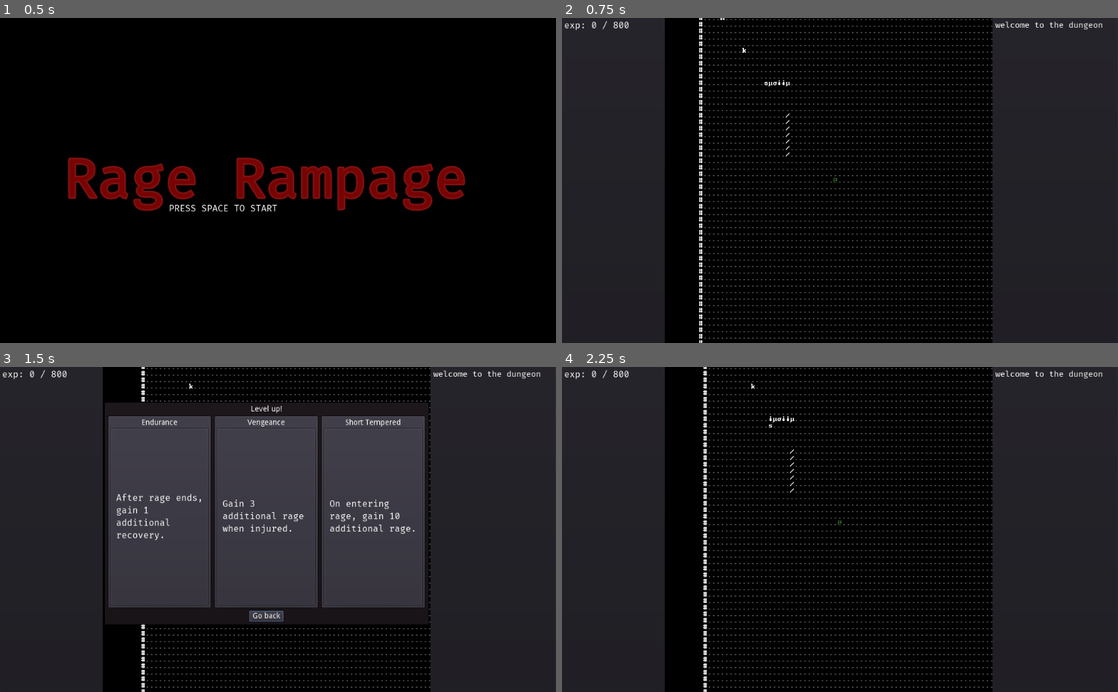
Above: before the commit, frames 1-4 (two rows, left to right).
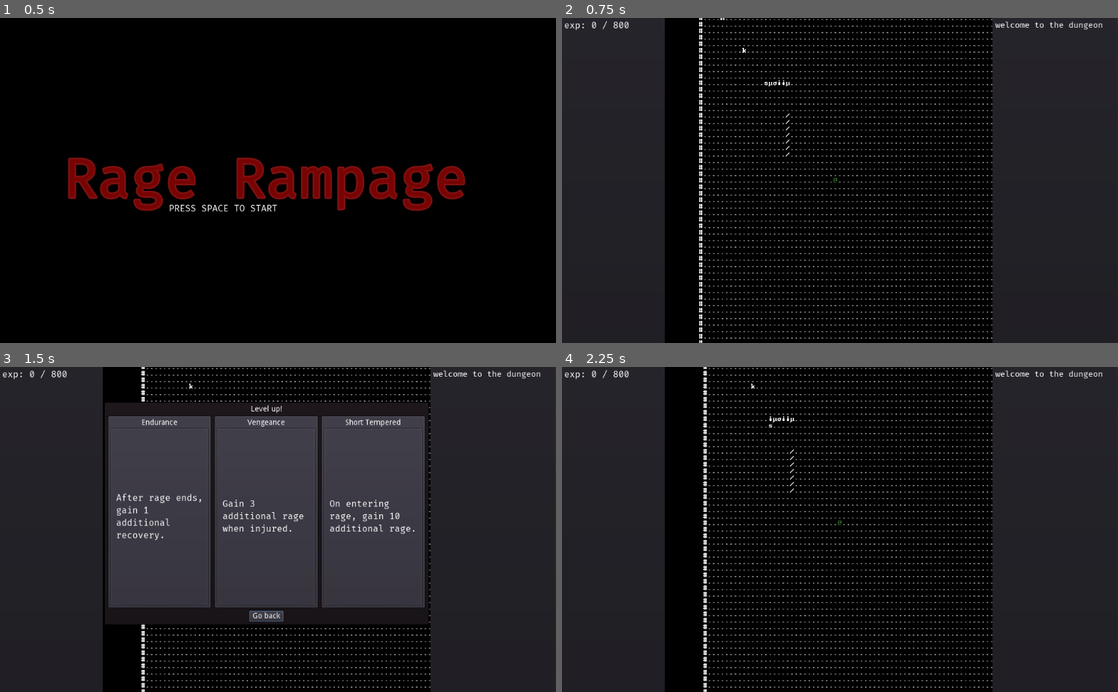
Above: after the commit, the same moments.

Repository: redxaxder/7DRL2022
Game: Godot game, scene res://scenes/root.tscn
Two runs of this game, one before a commit and one after it. Both use one fixed random seed, a clock stepped at 60 frames per second and the inputs below.
Inputs:
- Up to frame 1 (0.5 s): no input
- Up to frame 2 (0.75 s): tap Space (action) at 0.5 s; hold Right (right) from 0.53 s (still down); hold Space (action) from 0.53 s (still down)
- Up to frame 3 (1.5 s): release Right (right) at 1.28 s; release Space (action) at 1.28 s; hold Down (down) from 1.28 s (still down); tap Enter (level_up) at 1.35 s
- Up to frame 4 (2.25 s): release Down (down) at 2 s; click "After rage ends, gain 1 addit…" at 2 s

Frame 1 is identical in both runs. In frame 2, 2.1% of the frame differs, in the area x 25-78%, y 0-99%; in frame 3, 0.7%; in frame 4, 2.1%.

Commit message:
blooooood

Diff:
--- a/lib/actor.gd
+++ b/lib/actor.gd
@@ -32,7 +32,7 @@
 					combatLog.say("the door is smashed to pieces!")
 				else:
 					combatLog.say("you cautiously open the door.")
-				d.die()
+				d.die(Vector2(0,0))
 				return true
 		return false
 	else:
@@ -48,8 +48,11 @@
 func set_pos(p: Vector2):
 	locationService.insert(self,p)
 
-func die():
+func die(dir: Vector2):
 	if is_in_group(self.constants.MOBS):
+		# splatter blood everywhere
+		var pos = get_pos()
+		terrain.splatter_blood(pos, dir)
 		emit_signal(constants.DESCHEDULE, self)
 	self.locationService.delete_node(self)
 	#TODO: handle if it was killed by someone else (eg: wizard)
@@ -66,13 +69,11 @@
 		if m.knight and m.blocking:
 			m.knockback(dir)
 		else:
-			m.die()
-	for o in obstacles_at:
-		o.die()
+			m.die(dir)
 	if mobs_at.size() > 0 or obstacles_at.size() > 0:
 		if not (self.knight and self.blocking):
 			if not self.player:
-				self.die()
+				self.die(dir)
 		else:
 			return
 	if try_move(i, j) and abs(distance) > 0:
--- a/lib/mob.gd
+++ b/lib/mob.gd
@@ -18,7 +18,7 @@
 
 func is_hit(dir: Vector2):
 	emit_signal(constants.ENEMY_HIT, dir)
-	die()
+	die(dir)
 
 func seek_to_player() -> Vector2:
 	# find the smallest direction in the d_map
--- a/scenes/run.gd
+++ b/scenes/run.gd
@@ -26,6 +26,10 @@
 func _ready():
 	randomize()
 	terrain.load_random_map()
+#	terrain.blood_map[terrain.to_linear(13, 9)] = 31
+#	terrain.blood_map[terrain.to_linear(13, 10)] = 21
+#	terrain.blood_map[terrain.to_linear(13, 11)] = 11
+#	terrain.blood_map[terrain.to_linear(13, 12)] = 1
 	connect(constants.END_PLAYER_TURN, $Scheduler, "_end_player_turn")
 	pc.connect(constants.PLAYER_DIED, self, "_handle_death")
 	pc.connect(constants.PLAYER_STATUS_CHANGED, self, "update_status")
--- a/scenes/terrain.gd
+++ b/scenes/terrain.gd
@@ -10,18 +10,15 @@
 
 var contents: Array = []
 var dijkstra_map: Array = []
-# Declare member variables here. Examples:
-# var a = 2
-# var b = "text"
+var blood_map: Array = []
+
+const cosmetic_map_seed: int = 68000
 
 func at(x,y):
 	if x >= 0 && x < width && y >= 0 && y < height:
 		return contents[to_linear(x,y)]
 	else:
 		return '#'
-
-
-# Called when the node enters the scene tree for the first time.
 
 func _ready():
 	randomize()
@@ -118,6 +115,10 @@
 	var size = width * height
 	contents.clear()
 	contents.resize(size + 1)
+	blood_map.clear()
+	blood_map.resize(size + 1)
+	for i in blood_map.size():
+		blood_map[i] = 0
 	for room in map.rooms:
 		var hole_punched_x: bool = false
 		var hole_punched_y: bool = false
@@ -154,18 +155,57 @@
 			var y = int(rand_range(room.y+1, bottom_edge-1))
 			spawn_door(right_edge, y)
 
+func splatter_blood(pos: Vector2, dir: Vector2):
+	blood_map[to_linear(pos.x, pos.y)] += 11
+	pos += dir
+	blood_map[to_linear(pos.x, pos.y)] += 9
+	pos += dir
+	blood_map[to_linear(pos.x, pos.y)] += 7
+	pos += dir
+	blood_map[to_linear(pos.x, pos.y)] += 5
+	pos += dir
+	blood_map[to_linear(pos.x, pos.y)] += 3
+	pos += dir
+	blood_map[to_linear(pos.x, pos.y)] += 1
+	update()
+
 var wall_txtr = (preload("res://sprites/wall.tscn").instance() as Sprite).texture
 var floor_txtr = (preload("res://sprites/floor.tscn").instance() as Sprite).texture
+var blood_txtr = (preload("res://sprites/blood.tscn").instance() as Sprite).texture
+var some_blood_txtr = (preload("res://sprites/lots_of_blood.tscn").instance() as Sprite).texture
+var more_blood_txtr = (preload("res://sprites/more_blood.tscn").instance() as Sprite).texture
+var most_blood_txtr = (preload("res://sprites/most_blood.tscn").instance() as Sprite).texture
+var max_floor_color = Color(0.300781, 0.300781, 0.300781)
+var min_floor_color = Color(0.460938, 0.460938, 0.460938)
+var blood_color = Color(1, 0, 0)
 
 var offset: Vector2 = Vector2(-SCREEN.TILE_WIDTH / 2,-SCREEN.TILE_HEIGHT / 2)
 func _draw():
 	#instead of managing a bajillion sprites in here we manually
 	#draw walls and floors
+	var r: Array = rand_seed(cosmetic_map_seed)
 	for i in range(width):
 		for j in range(height):
+			var blood = blood_map[to_linear(i, j)]
+			var n: int = r[0]
+			r = rand_seed(r[1])
 			var pos = SCREEN.dungeon_to_screen(i,j)
 			var tile = at(i,j)
 			if tile == '#':
-				draw_texture(wall_txtr,pos + offset)
+				if blood == 0:
+					draw_texture(wall_txtr,pos + offset)
+				else:
+					draw_texture(wall_txtr,pos + offset, blood_color)
 			elif tile == null:
-				draw_texture(floor_txtr,pos + offset, Color(0.300781, 0.300781, 0.300781))
+				if blood == 0:
+					var weight: float = float(n % 4) / 4.0
+					var floor_color = min_floor_color.linear_interpolate(max_floor_color, weight)
+					draw_texture(floor_txtr,pos + offset, floor_color)
+				elif blood < 10:
+					draw_texture(blood_txtr,pos + offset, blood_color)
+				elif blood < 20:
+					draw_texture(some_blood_txtr,pos + offset, blood_color)
+				elif blood < 30:
+					draw_texture(more_blood_txtr,pos + offset, blood_color)
+				else:
+					draw_texture(most_blood_txtr,pos + offset, blood_color)
--- a/sprites/Samurai.gd
+++ b/sprites/Samurai.gd
@@ -45,6 +45,6 @@
 	self.set_pos(pos)
 	self.pc.injure()
 
-func die():
+func die(dir: Vector2):
 	self.combatLog.say("The samurai dies.")
-	.die()
+	.die(dir)
--- /dev/null
+++ b/sprites/blood.tscn
@@ -0,0 +1,16 @@
+[gd_scene load_steps=4 format=2]
+
+[ext_resource path="res://resources/curses_8_12.png" type="Texture" id=1]
+[ext_resource path="res://sprites/backstop.tscn" type="PackedScene" id=2]
+
+[sub_resource type="AtlasTexture" id=1]
+atlas = ExtResource( 1 )
+region = Rect2( 80, 180, 8, 12 )
+
+[node name="blood" type="Sprite"]
+texture = SubResource( 1 )
+
+[node name="backstop" parent="." instance=ExtResource( 2 )]
+position = Vector2( 7.62939e-06, -3.8147e-06 )
+z_index = -1
+z_as_relative = true
--- a/sprites/knight.gd
+++ b/sprites/knight.gd
@@ -63,6 +63,6 @@
 		else:
 			self.modulate = Color(1, 1, 1)
 
-func die():
+func die(dir: Vector2):
 	self.combatLog.say("The knight dies.")
-	.die()
+	.die(dir)
--- /dev/null
+++ b/sprites/lots_of_blood.tscn
@@ -0,0 +1,16 @@
+[gd_scene load_steps=4 format=2]
+
+[ext_resource path="res://resources/curses_8_12.png" type="Texture" id=1]
+[ext_resource path="res://sprites/backstop.tscn" type="PackedScene" id=2]
+
+[sub_resource type="AtlasTexture" id=1]
+atlas = ExtResource( 1 )
+region = Rect2( 72, 180, 8, 12 )
+
+[node name="lots_of_blood" type="Sprite"]
+texture = SubResource( 1 )
+
+[node name="backstop" parent="." instance=ExtResource( 2 )]
+position = Vector2( 7.62939e-06, -3.8147e-06 )
+z_index = -1
+z_as_relative = true
--- a/sprites/monk.gd
+++ b/sprites/monk.gd
@@ -27,6 +27,6 @@
 		if cur_knockback_cooldown > 0:
 			cur_knockback_cooldown -= 1
 
-func die():
+func die(dir: Vector2):
 	self.combatLog.say("the monk dies.")
-	.die()
+	.die(dir)
--- /dev/null
+++ b/sprites/more_blood.tscn
@@ -0,0 +1,16 @@
+[gd_scene load_steps=4 format=2]
+
+[ext_resource path="res://sprites/backstop.tscn" type="PackedScene" id=1]
+[ext_resource path="res://resources/curses_8_12.png" type="Texture" id=2]
+
+[sub_resource type="AtlasTexture" id=1]
+atlas = ExtResource( 2 )
+region = Rect2( 64, 180, 8, 12 )
+
+[node name="more_blood" type="Sprite"]
+texture = SubResource( 1 )
+
+[node name="backstop" parent="." instance=ExtResource( 1 )]
+position = Vector2( 7.62939e-06, -3.8147e-06 )
+z_index = -1
+z_as_relative = true
--- /dev/null
+++ b/sprites/most_blood.tscn
@@ -0,0 +1,16 @@
+[gd_scene load_steps=4 format=2]
+
+[ext_resource path="res://sprites/backstop.tscn" type="PackedScene" id=1]
+[ext_resource path="res://resources/curses_8_12.png" type="Texture" id=2]
+
+[sub_resource type="AtlasTexture" id=1]
+atlas = ExtResource( 2 )
+region = Rect2( 56, 180, 8, 12 )
+
+[node name="most_blood" type="Sprite"]
+texture = SubResource( 1 )
+
+[node name="backstop" parent="." instance=ExtResource( 1 )]
+position = Vector2( 7.62939e-06, -3.8147e-06 )
+z_index = -1
+z_as_relative = true
